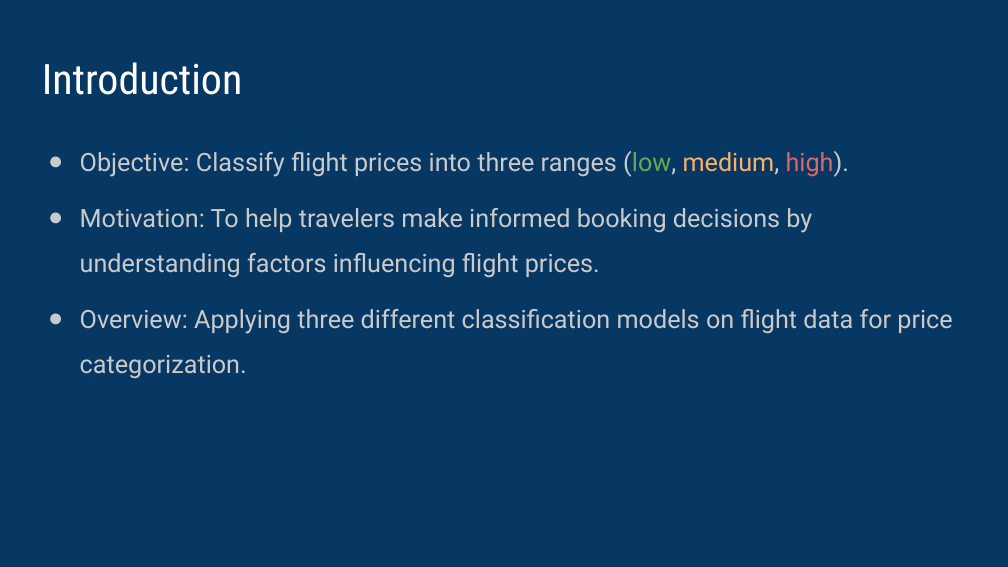
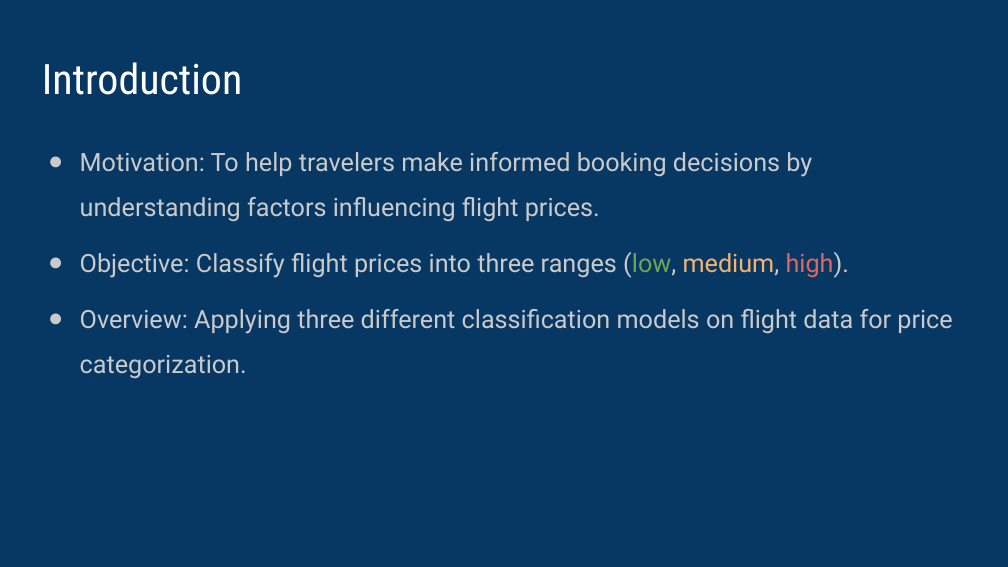
Before and after one commit to vipvivek15/CMPE_255_Final_Project, a slide deck: slide 2 of Final_presentation.pptx. Drawn at 1008x567 pixels with LibreOffice and Linux fonts; fonts in the diff are those of the drawing. Boxes give left, top, right and bottom in pixels: in the first picture for what was removed or moved away, otherwise in the second. Text is boxed around its words. In the diff, an @@ line names an element or a change of style, - is before the commit and + after.

```diff
--- a/Final_presentation.pptx
+++ b/Final_presentation.pptx
@@ text at bbox=[80, 152, 812, 222]: paragraph added @@
+● Motivation: To help travelers make informed booking decisions by understanding factors influencing flight prices.
@@ text at bbox=[80, 208, 812, 278]: paragraph removed @@
-● Motivation: To help travelers make informed booking decisions by understanding factors influencing flight prices.
@@ text at bbox=[80, 252, 849, 278]: more space between paragraphs @@
```
Also in this commit, not shown: 11 other slides changed, 2 slides added, 1 slide removed.
